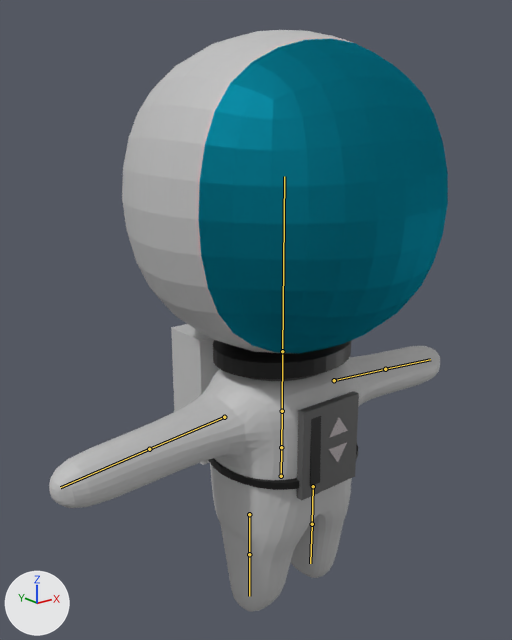
An edit to the Blender file Blender_Models/Player/Astronaut.blend, drawn before and after from the same camera.
Both versions are drawn from a 50 mm lens placed at (-2.43, -2.8, 1.92), pointed at (-0.1, 0.11, 0.76). Arrows for +X, +Y and +Z are at lower left; the lights stay in place. The bones that bend it are drawn over the model as lines.

Names of what the first picture shows: 'Back Panel', 'Body', 'Cylinder', 'Display', 'Front Panel', 'Head', 'Neck', 'Traingle2', 'Triangle1'.
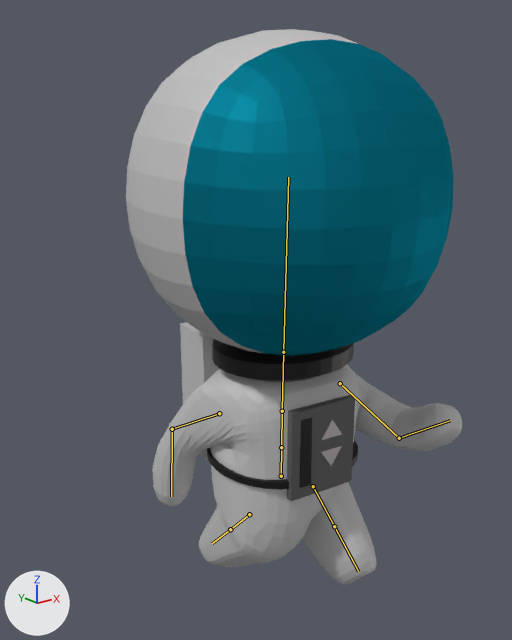
Commit message: Updated Astronaut.blend
Walk Cycle

The newer file adds an action. The first version stands in its rest pose; the second is drawn at frame 0 of the action 'Walk1'.

Where the change shows, as pixel boxes (x1, y1, x2, y2) in the pictures (512 x 640 px):
'Head', posed
    before: (122, 30, 448, 353)
    after: (126, 29, 454, 356)
'Body', posed (21% narrower, 17% shorter)
    before: (49, 346, 440, 612)
    after: (152, 364, 462, 585)
'Front Panel', posed (10% wider)
    before: (297, 391, 359, 501)
    after: (287, 395, 355, 501)
'Neck', posed
    before: (213, 340, 351, 381)
    after: (212, 339, 354, 382)
'Back Panel', posed
    before: (171, 324, 219, 465)
    after: (180, 322, 219, 460)
'Display', posed (8% wider)
    before: (310, 416, 321, 487)
    after: (300, 418, 312, 488)
'Traingle2', posed (10% wider)
    before: (329, 417, 348, 438)
    after: (321, 420, 342, 440)
'Triangle1', posed (10% wider)
    before: (328, 442, 347, 463)
    after: (321, 445, 342, 466)
bone 'Spine3', root to tip
    before: (282, 411) to (282, 351)
    after: (282, 411) to (283, 352)
bone 'Arm.L', root to tip
    before: (334, 380) to (385, 369)
    after: (340, 383) to (399, 438)
bone 'Arm1.L', root to tip
    before: (385, 369) to (430, 359)
    after: (399, 438) to (450, 420)
bone 'Arm.R', root to tip
    before: (224, 417) to (149, 449)
    after: (219, 413) to (172, 429)
bone 'Arm1.R', root to tip
    before: (149, 449) to (60, 487)
    after: (172, 429) to (171, 496)
bone 'Leg1Left', root to tip
    before: (313, 486) to (312, 524)
    after: (313, 486) to (334, 526)
bone 'Leg1Right', root to tip
    before: (249, 514) to (249, 554)
    after: (249, 514) to (230, 529)

Diff of the bpy script that builds the scene:
```diff
--- a/Blender_Models/Player/Astronaut.blend.py
+++ b/Blender_Models/Player/Astronaut.blend.py
@@ bone_spine2 @@
 bone_spine2 = bpy.data.objects['Armature'].pose.bones['Spine2']  # child of 'Spine1'
-bone_spine2.rotation_quaternion = (1.0, 0.0, 0.0, 0.0)  # degrees (0, 0, 0)
+bone_spine2.rotation_quaternion = (0.998, 0.0, -0.065, 0.0)  # degrees (0, -7, 0)
@@ bone_spine3 @@
 bone_spine3 = bpy.data.objects['Armature'].pose.bones['Spine3']  # child of 'Spine2'
-bone_spine3.rotation_quaternion = (1.0, 0.0, 0.0, 0.0)  # degrees (0, 0, 0)
+bone_spine3.rotation_quaternion = (1.0, 0.012, 0.0, -0.002)  # degrees (1, 0, 0)
@@ bone_arm_l @@
 bone_arm_l = bpy.data.objects['Armature'].pose.bones['Arm.L']  # child of 'Spine2'
-bone_arm_l.rotation_quaternion = (1.0, 0.0, 0.0, 0.0)  # degrees (0, 0, 0)
+bone_arm_l.rotation_quaternion = (0.76, 0.266, -0.361, -0.47)  # degrees (51, -17, -72)
@@ bone_arm1_l @@
 bone_arm1_l = bpy.data.objects['Armature'].pose.bones['Arm1.L']  # child of 'Arm.L'
-bone_arm1_l.rotation_quaternion = (1.0, 0.0, 0.0, 0.0)  # degrees (0, 0, 0)
+bone_arm1_l.rotation_quaternion = (0.77, 0.554, -0.217, -0.232)  # degrees (73, -4, -37)
@@ bone_arm_r @@
 bone_arm_r = bpy.data.objects['Armature'].pose.bones['Arm.R']  # child of 'Spine2'
-bone_arm_r.rotation_quaternion = (1.0, 0.0, 0.0, 0.0)  # degrees (0, 0, 0)
+bone_arm_r.rotation_quaternion = (0.702, -0.323, -0.377, 0.51)  # degrees (-59, -12, 78)
@@ bone_arm1_r @@
 bone_arm1_r = bpy.data.objects['Armature'].pose.bones['Arm1.R']  # child of 'Arm.R'
-bone_arm1_r.rotation_quaternion = (1.0, 0.0, 0.0, 0.0)  # degrees (0, 0, 0)
+bone_arm1_r.rotation_quaternion = (0.825, 0.452, -0.324, -0.101)  # degrees (65, -26, -31)
@@ bone_leg1left @@
 bone_leg1left = bpy.data.objects['Armature'].pose.bones['Leg1Left']  # child of 'Spine1'
-bone_leg1left.rotation_quaternion = (1.0, 0.0, 0.0, 0.0)  # degrees (0, 0, 0)
+bone_leg1left.rotation_quaternion = (0.917, 0.021, 0.0, -0.399)  # degrees (2, 1, -47)
@@ bone_leg1right @@
 bone_leg1right = bpy.data.objects['Armature'].pose.bones['Leg1Right']  # child of 'Spine1'
-bone_leg1right.rotation_quaternion = (1.0, 0.0, 0.0, 0.0)  # degrees (0, 0, 0)
+bone_leg1right.rotation_quaternion = (0.928, -0.019, 0.0, -0.372)  # degrees (-2, -1, -44)
```
